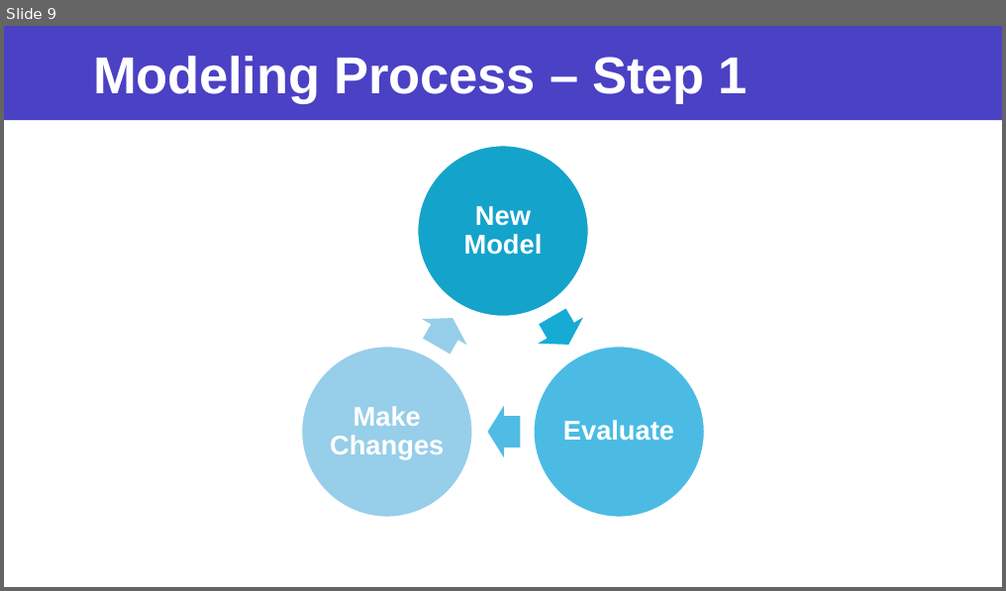
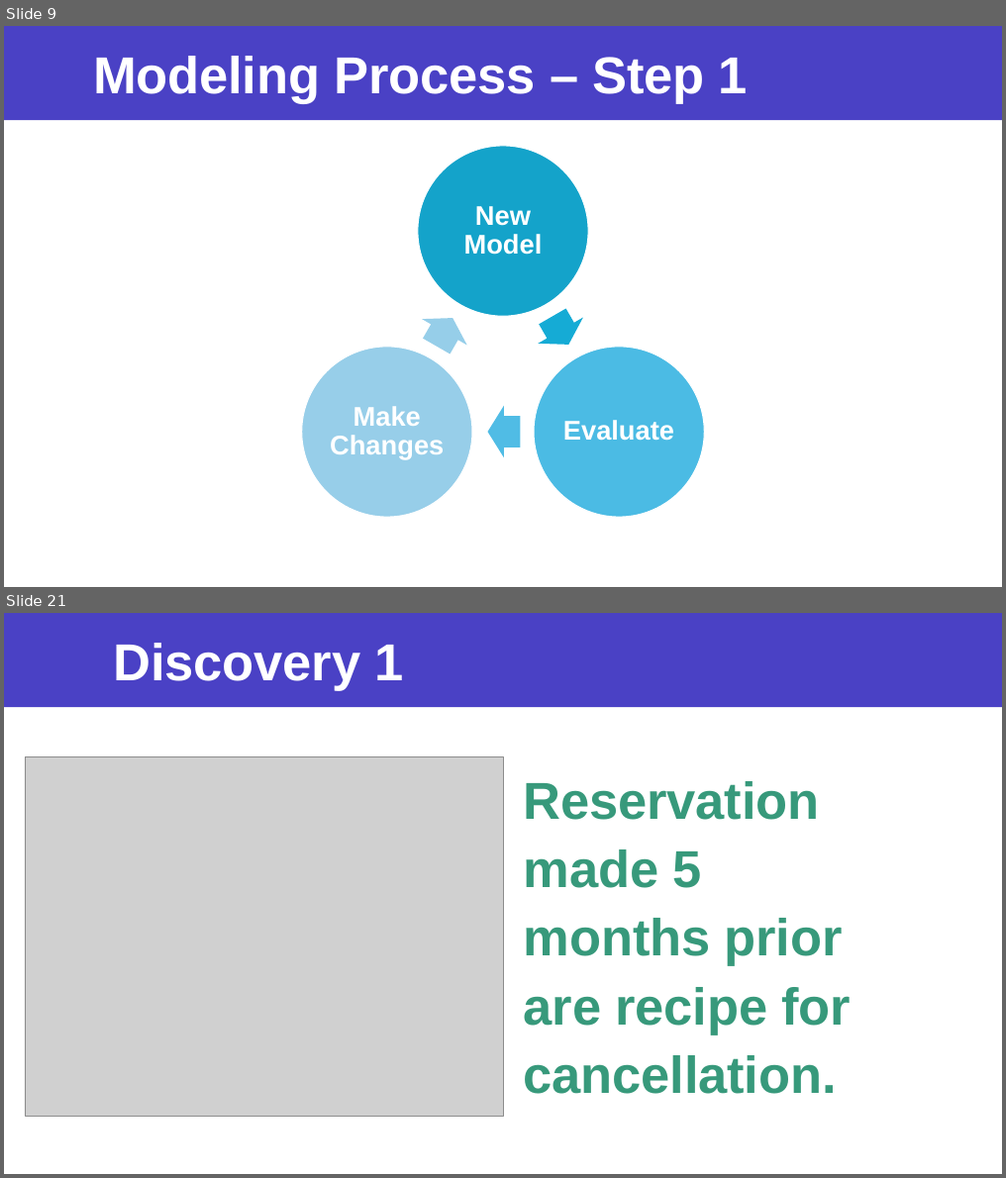
Before and after one commit to jaeheonk817/Project__Predicting-Hotel-Reservation-Cancellations, a slide deck: powerpoint.pptx. Shown one above the other, each under a label of ours: slide 9 before the commit, slides 9 and 21 after it; the slides between them are not shown. The pictures are 1006x591 and 1006x1178 pixels, drawn with LibreOffice and Linux fonts; fonts in the diff are those of the drawing; grey boxes stand for pictures. Boxes give left, top, right and bottom in pixels: in the first picture for what was removed or moved away, otherwise in the second. Text is boxed around its words. In the diff, an @@ line names an element or a change of style, - is before the commit and + after.

```diff
--- a/powerpoint.pptx
+++ b/powerpoint.pptx
@@ slide 21 added at [4, 613, 1002, 1174], background #FFFFFF; not listed: 1 template element that a slide beside it also shows @@
@@ title added at [114, 643, 404, 691], 50 pt, text #FFFFFF, bold @@
+Discovery 1
@@ picture added at [25, 758, 503, 1116] @@
@@ text added at [524, 781, 851, 1094], 50 pt, text #37997B, bold @@
+Reservation made 5 months prior are recipe for cancellation.
```
Also in this commit, not shown: 14 slides changed, 4 other slides added, 22 other files.
